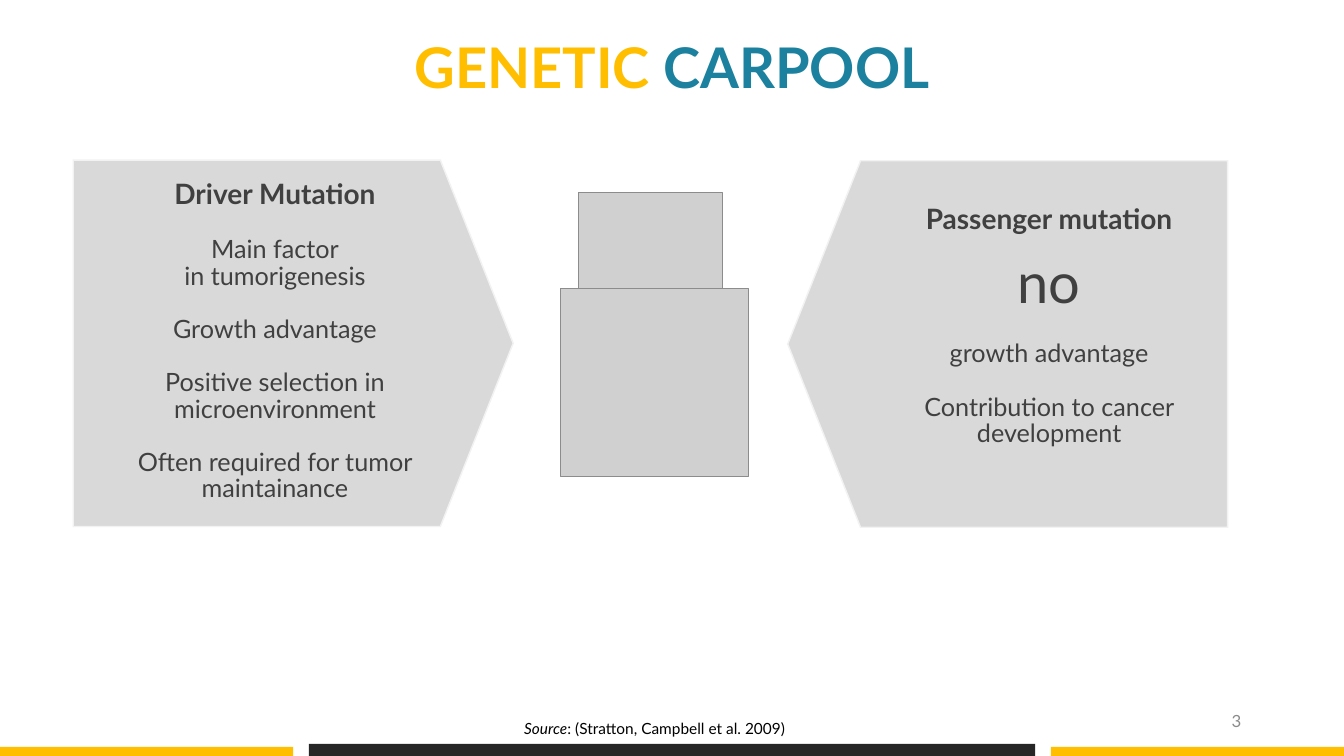
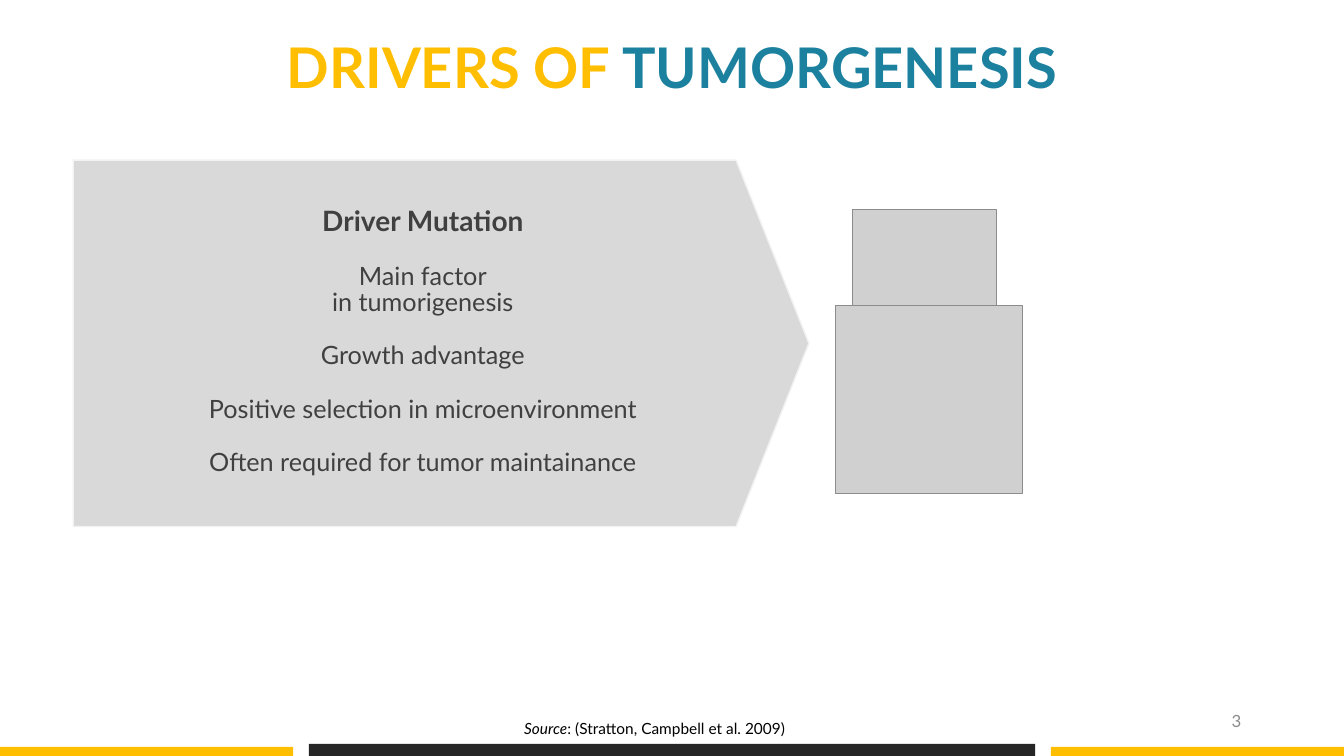
Before and after one commit to datascience-mobi/group-04-project-1-4, a slide deck: slide 3 of Project proposal_presentation_V1.pptx. Drawn at 1344x756 pixels with LibreOffice and Linux fonts; fonts in the diff are those of the drawing; grey boxes stand for pictures. Boxes give left, top, right and bottom in pixels: in the first picture for what was removed or moved away, otherwise in the second. Text is boxed around its words. In the diff, an @@ line names an element or a change of style, - is before the commit and + after.

```diff
--- a/Project proposal_presentation_V1.pptx
+++ b/Project proposal_presentation_V1.pptx
@@ text at box(287, 47, 1057, 89): text changed; text colour #FFBE00 to #1C819E @@
-GENETIC CARPOOL
+DRIVERS OF TUMORGENESIS
@@ pentagon arrow "Driver Mutation": place and size @@
-pentagon arrow "Driver Mutation" at box(74, 160, 513, 526)
+pentagon arrow "Driver Mutation" at box(74, 160, 810, 526)
@@ pentagon arrow removed at box(787, 161, 1227, 527) @@
@@ text removed at box(924, 208, 1174, 447) @@
-Passenger mutation
-no
-growth advantage
-Contribution to cancer development
@@ picture: place and size @@
-picture at box(579, 193, 723, 337)
+picture at box(853, 210, 997, 354)
@@ picture: place and size @@
-picture at box(561, 289, 748, 477)
+picture at box(836, 306, 1023, 493)
```
Also in this commit, not shown: 23 other slides changed, 3 slides added, 2 slides removed, 2 other files.
